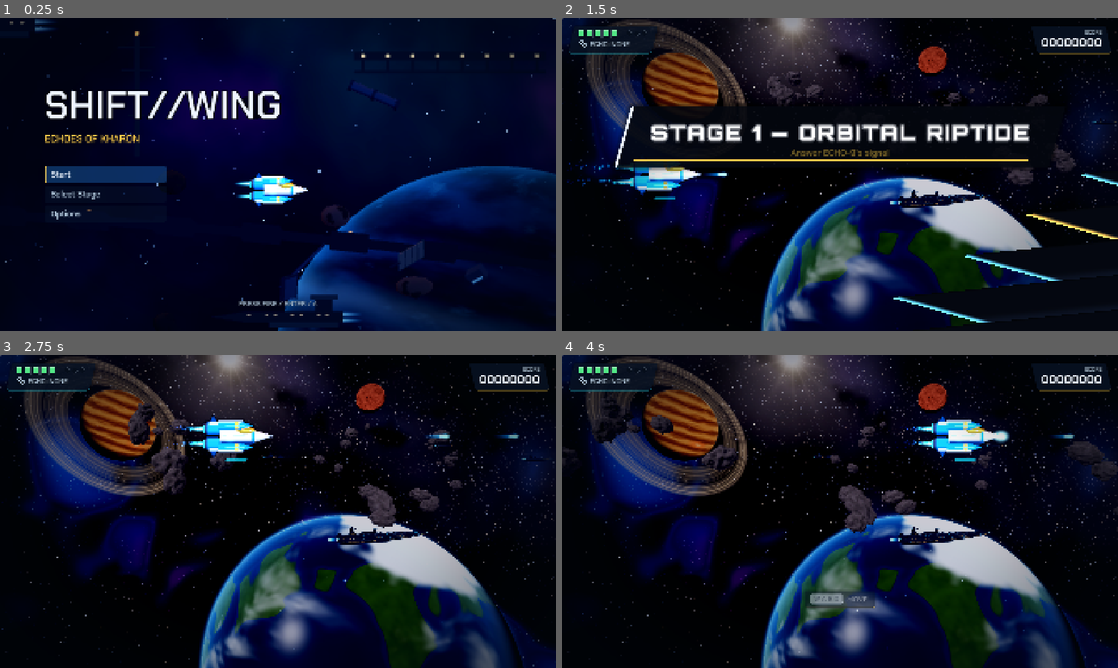
Above: before the commit, frames 1-4 (two rows, left to right).
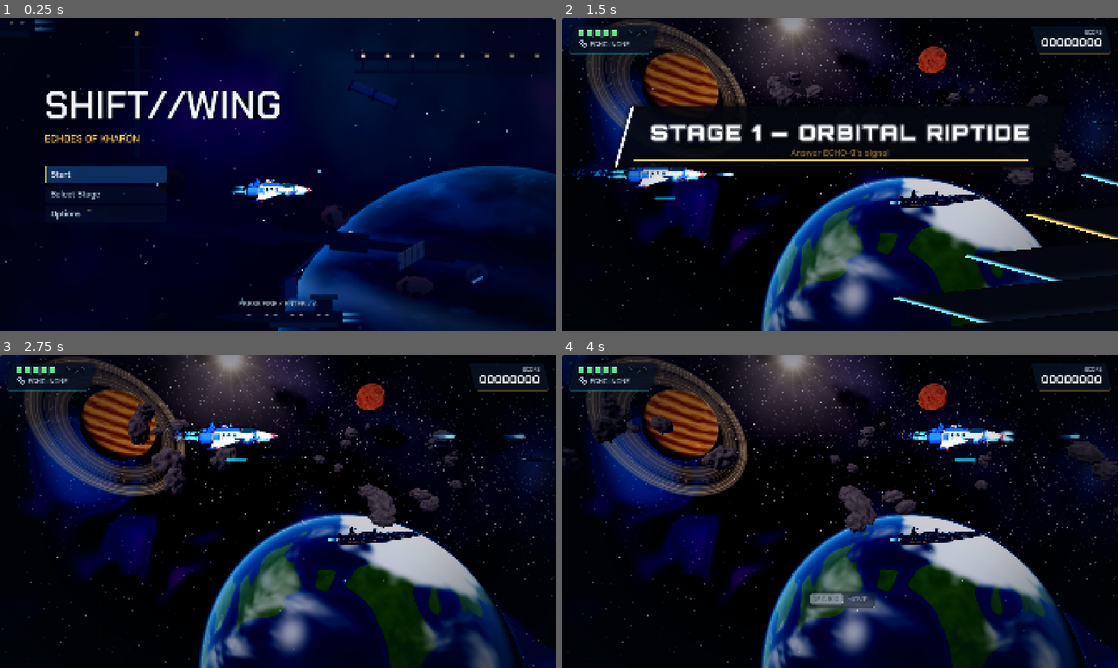
Above: after the commit, the same moments.

Repository: NikolasKorakidis/Mecha-Techa-Soldier
Game: Godot game, scene res://main/main.tscn
Two runs of this game, one before a commit and one after it. Both use one fixed random seed, a clock stepped at 60 frames per second and the inputs below.
Inputs (mouse positions are in pixels of both pictures, inside the frame that each line leads up to):
- Up to frame 1 (0.25 s): no input
- Up to frame 2 (1.5 s): click "Start" at 0.5 s; tap Enter at 1.25 s; move the mouse to (962, 158) at 1.27 s; hold D (move_right) from 1.28 s (still down); tap L (echo) at 1.35 s; click (962, 158) at 1.42 s
- Up to frame 3 (2.75 s): tap Space (jump) at 1.52, 1.82 s; release D (move_right) at 2 s; drag from (166, 527) to (250, 574) at 2.02 s
- Up to frame 4 (4 s): move the mouse to (895, 442) at 2.77 s; hold D (move_right) 2.78-3.5 s; tap L (echo) at 2.85 s; drag from (812, 574) to (673, 464) at 3.52 s

The runs differ from the first frame. In frame 1, 0.8% of the frame differs, in the area x 41-57%, y 49-61%; in frame 2, 1.1%; in frame 3, 1.3%, in the area x 30-95%, y 19-33%; in frame 4, 1.3%.

Commit message:
Rebuild the Kestrel as a three-quarter-view hero interceptor
A rig tilted toward the camera shows real swept delta wings, the glass canopy and dorsal armour even
from the side view: long nose with a red-tipped probe, canards, side intakes and energy trim, the
echo core in a gold ring, twin nacelles with petal nozzles, canted tail fins, blinking nav lights.
Engine trails and the muzzle move to the new exhausts and nose.

Co-Authored-By: Claude Opus 5.5 <noreply@anthropic.com>
Claude-Session: https://claude.ai/code/session_01PVvv6XH9MFznwUdwK1tWZd

Diff:
--- a/art/models/kestrel_model.gd
+++ b/art/models/kestrel_model.gd
@@ -1,18 +1,33 @@
 @tool
 class_name KestrelModel
 extends Node3D
-## Kestrel interceptor (faces +X). Chunk-tech hero craft: faceted white fuselage, strong nose,
-## dark underside, gold cockpit, blue wing blocks with cyan edge accents, a visible echo core,
-## and two large rear wing/engine blocks (the mech's future shoulders).
-## Built as named part groups so the death breakup can throw recognizable pieces.
-
-const PART_NAMES: Array[String] = ["Nose", "Fuselage", "WingUpper", "WingLower", "EngineUpper", "EngineLower"]
+## Kestrel interceptor (faces +X, ~3.6 units long). Hero craft built for a 2.5D three-quarter
+## view: everything hangs off a rig tilted toward the camera, so the swept delta wings, canopy
+## and dorsal armour read even from the side-view gameplay camera.
+##   long faceted nose with a red-tipped probe, glass canopy in a gold frame, forward canards,
+##   white armoured fuselage with side intakes and energy trim, the violet-cyan echo core,
+##   swept delta wings with wingtip pods (blinking nav lights), twin nacelles with petal
+##   nozzles and flames, canted twin tail fins and a ventral fin. White / blue / gold, red accents.
+## Built as named part groups so the death breakup throws recognisable pieces.
+
+const PART_NAMES: Array[String] = ["Nose", "Fuselage", "WingLeft", "WingRight", "EngineLeft", "EngineRight", "Tail"]
+## Rig attitude: roll toward the camera shows the top; a little yaw shows the nose side.
+const RIG_ROLL := 0.38
+const RIG_YAW := -0.22
+
+const WHITE := Color("e8eef8")
+const BLUE := Color("2a62e6")
+const DEEP := Color("15296e")
+const METAL := Color("262e46")
+const RED := Color("e0344a")
 
 ## Overall size multiplier (set by the ship from its tuning).
 var base_scale: float = 1.0
+var _rig: Node3D
 var _flames: Array[MeshInstance3D] = []
 var _flame_materials: Array[ShaderMaterial] = []
 var _nozzles: Array[StandardMaterial3D] = []
+var _nav_lights: Array[StandardMaterial3D] = []
 var _core_glow: MeshInstance3D
 var _dash_streak: MeshInstance3D
 var _thrust: float = 0.6
@@ -27,59 +42,112 @@
 	_flames.clear()
 	_flame_materials.clear()
 	_nozzles.clear()
-	var white := ModelKit.hull(Palette.PLAYER_PRIMARY)
-	var blue := ModelKit.hull(Palette.PLAYER_SECONDARY)
-	var blue_dark := ModelKit.hull(Palette.PLAYER_SHADOW, ArtStyle.OUTLINE_THIN)
-	var under := ModelKit.hull(Palette.PLAYER_SHADOW.darkened(0.25), ArtStyle.OUTLINE_THIN, 0.3)
+	_nav_lights.clear()
+	var t := ArtStyle.OUTLINE_THIN
+	var white := ModelKit.hull(WHITE, t, 0.6)
+	var blue := ModelKit.hull(BLUE, t, 0.55)
+	var deep := ModelKit.hull(DEEP, t, 0.45)
+	var metal := ModelKit.hull(METAL, t, 0.35)
+	var red := ModelKit.hull(RED, t, 0.5)
 	var gold := ModelKit.glossy(Palette.PLAYER_GOLD)
-	ModelKit.with_outline(gold, ArtStyle.OUTLINE_THIN)
-	var edge := ModelKit.emissive(Palette.PLAYER_ENERGY, 2.2)
-	var metal := ModelKit.hull(Color("2b3550"), ArtStyle.OUTLINE_THIN, 0.35)
-
-	# Nose: faceted cone with a blue tip band.
-	var nose := ModelKit.group(self, "Nose", Vector3(1.05, 0.0, 0.0))
-	ModelKit.cone_x(nose, 0.34, 0.95, Vector3(0.25, 0.0, 0.0), white, 6)
-	ModelKit.hex_x(nose, 0.345, 0.14, Vector3(-0.25, 0.0, 0.0), blue, 6)
-
-	# Fuselage: faceted body, dark underside keel, gold cockpit, cyan spine line.
-	var body := ModelKit.group(self, "Fuselage")
-	ModelKit.hex_x(body, 0.36, 1.7, Vector3(0.05, 0.0, 0.0), white, 6, 0.92)
-	ModelKit.box(body, Vector3(1.5, 0.16, 0.5), Vector3(0.0, -0.3, 0.0), under)
-	ModelKit.sphere(body, 0.26, Vector3(0.45, 0.24, 0.08), gold, Vector3(1.9, 0.75, 1.0))
-	ModelKit.box(body, Vector3(1.1, 0.04, 0.05), Vector3(-0.1, 0.05, 0.37), edge)
-	# Echo core on the camera side, violet-cyan so it reads as energy, not armor.
-	ModelKit.sphere(body, 0.15, Vector3(-0.3, -0.02, 0.36), ModelKit.emissive(Palette.PLAYER_ENERGY.lerp(Palette.RESONANCE_VIOLET, 0.35), 3.0))
-	_core_glow = ModelKit.quad(body, Vector2.ONE * 0.9, Vector3(-0.3, -0.02, 0.45), ModelKit.glow(Palette.PLAYER_ENERGY, ArtStyle.GLOW_STANDARD * 0.6))
-
-	# Wing blocks: chunky, swept, white top strip, cyan leading edge, dark underside.
-	for side: float in [1.0, -1.0]:
-		var wing := ModelKit.group(self, "WingUpper" if side > 0 else "WingLower", Vector3(-0.2, 0.52 * side, 0.0))
-		ModelKit.box(wing, Vector3(1.15, 0.34, 1.0), Vector3(-0.1, 0.0, 0.0), blue)
-		ModelKit.prism(wing, Vector3(0.34, 0.55, 1.0), Vector3(0.74, 0.0, 0.0), blue, Vector3(0, 0, -90))
-		ModelKit.box(wing, Vector3(1.2, 0.07, 1.02), Vector3(-0.1, 0.19 * side, 0.0), white)
-		ModelKit.box(wing, Vector3(0.9, 0.05, 0.06), Vector3(0.15, 0.0, 0.52), edge)
-		ModelKit.box(wing, Vector3(0.2, 0.36, 1.03), Vector3(0.22, 0.0, 0.0), gold)
-		ModelKit.box(wing, Vector3(1.1, 0.08, 0.9), Vector3(-0.12, -0.18 * side, 0.0), blue_dark)
-
-	# Rear wing/engine blocks — large, rounded, future mech shoulders.
-	for side: float in [1.0, -1.0]:
-		var engine := ModelKit.group(self, "EngineUpper" if side > 0 else "EngineLower", Vector3(-1.0, 0.36 * side, -0.05))
-		ModelKit.hex_x(engine, 0.3, 0.8, Vector3.ZERO, blue, 8, 0.9)
-		ModelKit.box(engine, Vector3(0.7, 0.12, 0.7), Vector3(0.05, 0.26 * side, 0.0), white)
-		ModelKit.prism(engine, Vector3(0.5, 0.45, 0.25), Vector3(-0.1, 0.42 * side, 0.0), blue_dark,
-				Vector3(0, 0, 0.0 if side > 0 else 180.0))
-		ModelKit.hex_x(engine, 0.24, 0.18, Vector3(-0.48, 0.0, 0.0), metal, 8)
+	ModelKit.with_outline(gold, t)
+	var energy := ModelKit.emissive(Palette.PLAYER_ENERGY, 2.4)
+	var glass := StandardMaterial3D.new()
+	glass.albedo_color = Color(0.04, 0.1, 0.16)
+	glass.metallic = 0.7
+	glass.roughness = 0.08
+	glass.emission_enabled = true
+	glass.emission = Color(0.15, 0.45, 0.65)
+	glass.emission_energy_multiplier = 0.45
+	glass.rim_enabled = true
+	glass.rim = 0.8
+	glass.rim_tint = 0.2
+	ModelKit.with_outline(glass, t)
+
+	_rig = ModelKit.group(self, "Rig")
+	_rig.rotation = Vector3(RIG_ROLL, RIG_YAW, 0.0)
+
+	# Nose: long faceted spike, blue collar band, red tip stripe and a pitot probe.
+	var nose := ModelKit.group(_rig, "Nose", Vector3(1.0, 0.0, 0.0))
+	ModelKit.cone_x(nose, 0.3, 1.1, Vector3(0.55, 0.0, 0.0), white, 8)
+	ModelKit.hex_x(nose, 0.31, 0.12, Vector3(0.0, 0.0, 0.0), blue, 8)
+	ModelKit.hex_x(nose, 0.12, 0.08, Vector3(0.84, 0.0, 0.0), red, 8)
+	ModelKit.cylinder(nose, 0.018, 0.018, 0.5, Vector3(1.2, 0.0, 0.0), metal, Vector3(0, 0, 90), 6)
+	ModelKit.box(nose, Vector3(0.55, 0.03, 0.02), Vector3(0.35, -0.12, 0.2), energy)
+
+	# Fuselage: armoured body with dorsal spine, side intakes, belly keel, panel seams, trim.
+	var body := ModelKit.group(_rig, "Fuselage")
+	ModelKit.hex_x(body, 0.34, 1.9, Vector3(-0.05, 0.0, 0.0), white, 8, 0.9)
+	ModelKit.box(body, Vector3(1.5, 0.12, 0.22), Vector3(-0.2, 0.3, 0.0), blue)
+	ModelKit.box(body, Vector3(1.7, 0.14, 0.44), Vector3(-0.15, -0.28, 0.0), deep)
+	for side: float in [1.0, -1.0]:
+		ModelKit.box(body, Vector3(0.5, 0.22, 0.12), Vector3(0.25, -0.06, 0.34 * side), metal)
+		ModelKit.box(body, Vector3(0.06, 0.18, 0.1), Vector3(0.5, -0.06, 0.36 * side), ModelKit.emissive(Palette.PLAYER_ENERGY.darkened(0.3), 1.2))
+		ModelKit.box(body, Vector3(1.3, 0.025, 0.02), Vector3(-0.15, 0.06, 0.35 * side), energy)
+		for k in 3:
+			ModelKit.box(body, Vector3(0.015, 0.4, 0.02), Vector3(-0.55 + k * 0.28, 0.02, 0.345 * side), metal)
+	# Canopy in a gold frame.
+	ModelKit.sphere(body, 0.24, Vector3(0.55, 0.26, 0.0), glass, Vector3(2.1, 0.7, 0.85))
+	ModelKit.box(body, Vector3(0.9, 0.05, 0.36), Vector3(0.45, 0.17, 0.0), gold)
+	ModelKit.box(body, Vector3(0.04, 0.18, 0.3), Vector3(0.35, 0.3, 0.0), gold)
+	# Echo core on the camera side: violet-cyan energy in a gold ring.
+	var core_at := Vector3(-0.35, -0.02, 0.36)
+	ModelKit.sphere(body, 0.14, core_at, ModelKit.emissive(Palette.PLAYER_ENERGY.lerp(Palette.RESONANCE_VIOLET, 0.35), 3.2))
+	ModelKit.cylinder(body, 0.19, 0.19, 0.04, core_at - Vector3(0, 0, 0.03), gold, Vector3(90, 0, 0), 16)
+	_core_glow = ModelKit.quad(body, Vector2.ONE * 0.9, core_at + Vector3(0, 0, 0.1), ModelKit.glow(Palette.PLAYER_ENERGY, ArtStyle.GLOW_STANDARD * 0.6))
+	# Canards.
+	for side: float in [1.0, -1.0]:
+		_wing_plate(body, Vector3(0.45, 0.05, 0.42), Vector3(0.95, 0.02, 0.28 * side), side, blue, 0.2)
+
+	# Swept delta wings with wingtip pods and nav lights (red port / green starboard).
+	for side: float in [1.0, -1.0]:
+		var wing := ModelKit.group(_rig, "WingLeft" if side > 0 else "WingRight", Vector3(-0.35, -0.05, 0.3 * side))
+		_wing_plate(wing, Vector3(1.35, 0.07, 1.25), Vector3(0.0, 0.0, 0.0), side, white, 0.05)
+		_wing_plate(wing, Vector3(1.1, 0.05, 1.0), Vector3(-0.1, -0.05, 0.0), side, blue, 0.05)
+		var tip := Vector3(-0.55, 0.0, 1.22 * side)
+		ModelKit.hex_x(wing, 0.055, 0.45, tip, deep, 8)
+		var nav := ModelKit.emissive(Color("ff4a5a") if side > 0 else Color("4dff9a"), 3.0)
+		_nav_lights.append(nav)
+		ModelKit.sphere(wing, 0.05, tip + Vector3(0.3, 0, 0), nav)
+
+	# Twin nacelles: intake ring, blue shell, gold band, petal nozzle, glowing core and flame.
+	for side: float in [1.0, -1.0]:
+		var engine := ModelKit.group(_rig, "EngineLeft" if side > 0 else "EngineRight", Vector3(-1.15, 0.02, 0.3 * side))
+		ModelKit.hex_x(engine, 0.25, 1.05, Vector3.ZERO, blue, 12, 0.92)
+		ModelKit.hex_x(engine, 0.27, 0.1, Vector3(0.5, 0.0, 0.0), white, 12)
+		ModelKit.cylinder(engine, 0.17, 0.17, 0.02, Vector3(0.56, 0.0, 0.0), metal, Vector3(0, 0, 90), 12)
+		ModelKit.hex_x(engine, 0.26, 0.06, Vector3(0.1, 0.0, 0.0), gold, 12)
+		ModelKit.hex_x(engine, 0.23, 0.16, Vector3(-0.58, 0.0, 0.0), metal, 12, 1.1)
+		for p in 6:
+			var a := TAU * p / 6.0
+			ModelKit.box(engine, Vector3(0.14, 0.05, 0.02), Vector3(-0.7, cos(a) * 0.2, sin(a) * 0.2), metal, Vector3(rad_to_deg(a), 0, 0))
 		var nozzle := ModelKit.emissive(Palette.PLAYER_ENERGY, 2.6)
 		_nozzles.append(nozzle)
-		ModelKit.cylinder(engine, 0.2, 0.2, 0.05, Vector3(-0.58, 0.0, 0.0), nozzle, Vector3(0, 0, 90), 8)
+		ModelKit.cylinder(engine, 0.17, 0.17, 0.03, Vector3(-0.68, 0.0, 0.0), nozzle, Vector3(0, 0, 90), 12)
 		var flame_material := ModelKit.glow(Palette.PLAYER_ENERGY.lerp(Color.WHITE, 0.25), 2.2, ModelKit.GlowShape.STREAK)
 		_flame_materials.append(flame_material)
-		var flame := ModelKit.quad(engine, Vector2(1.0, 0.36), Vector3(-1.1, 0.0, 0.05), flame_material)
+		var flame := ModelKit.quad(engine, Vector2(1.0, 0.34), Vector3(-1.2, 0.0, 0.02), flame_material)
 		_flames.append(flame)
+
+	# Tail: canted twin fins, a ventral fin.
+	var tail := ModelKit.group(_rig, "Tail", Vector3(-1.2, 0.2, 0.0))
+	for side: float in [1.0, -1.0]:
+		ModelKit.prism(tail, Vector3(0.55, 0.5, 0.05), Vector3(0.0, 0.2, 0.16 * side), blue, Vector3(18 * side, 0, 0))
+	ModelKit.prism(tail, Vector3(0.4, 0.3, 0.04), Vector3(0.1, -0.62, 0.0), deep, Vector3(0, 0, 180))
 
 	_dash_streak = ModelKit.quad(self, Vector2(4.2, 1.5), Vector3(-2.6, 0.0, -0.4),
 			ModelKit.glow(Palette.PLAYER_SECONDARY.lerp(Palette.PLAYER_ENERGY, 0.5), 1.3, ModelKit.GlowShape.STREAK))
 	_dash_streak.visible = false
+
+
+## A swept wing plate lying in the XZ plane: root chord along X at the body, the tip swept back
+## toward -X and out along ±Z (side). `sweep_front` trims the leading edge forward.
+func _wing_plate(parent: Node3D, size: Vector3, at: Vector3, side: float, mat: Material, sweep_front: float) -> MeshInstance3D:
+	var mesh := PrismMesh.new()
+	# Triangle in XY (apex over the rear end), extruded along Z; rotated so the apex points out.
+	mesh.size = Vector3(size.x, size.z, size.y)
+	mesh.left_to_right = sweep_front
+	return ModelKit._add(parent, mesh, at + Vector3(0, 0, size.z * 0.5 * side), mat, Vector3(90 * side, 0, 0))
 
 
 ## 0 = idle, 1 = cruising forward, >1 = dash burst.
@@ -106,7 +174,7 @@
 func make_fragments() -> Array[Node3D]:
 	var pieces: Array[Node3D] = []
 	for part_name in PART_NAMES:
-		var part := get_node_or_null(NodePath(part_name)) as Node3D
+		var part := _rig.get_node_or_null(NodePath(part_name)) as Node3D if _rig else null
 		if part == null:
 			continue
 		var copy := part.duplicate() as Node3D
@@ -133,8 +201,11 @@
 		var length := (0.55 + _thrust * 0.75) * flicker * (0.25 if cut else 1.0)
 		var flame := _flames[i]
 		flame.scale = Vector3(length, 0.8 + 0.2 * flicker, 1.0)
-		flame.position.x = -0.62 - length * 0.5
+		flame.position.x = -0.72 - length * 0.5
 		_nozzles[i].emission_energy_multiplier = (0.6 if cut else 2.6)
+	# Nav lights blink in turn.
+	for i in _nav_lights.size():
+		_nav_lights[i].emission_energy_multiplier = 4.0 if fmod(_time + i * 0.5, 1.0) < 0.12 else 0.8
 	if _core_glow:
 		(_core_glow.material_override as ShaderMaterial).set_shader_parameter(
 				&"energy", ArtStyle.GLOW_STANDARD * (0.5 + 0.15 * sin(_time * 4.0)))
--- a/player/ship/ship_player.tscn
+++ b/player/ship/ship_player.tscn
@@ -57,11 +57,11 @@
 script = ExtResource("9_model")
 
 [node name="EngineTrailUpper" type="CPUParticles3D" parent="."]
-transform = Transform3D(1, 0, 0, 0, 1, 0, 0, 0, 1, -1.95, 0.43, -0.1)
+transform = Transform3D(1, 0, 0, 0, 1, 0, 0, 0, 1, -2.1, 0.16, -0.3)
 script = ExtResource("10_trail")
 
 [node name="EngineTrailLower" type="CPUParticles3D" parent="."]
-transform = Transform3D(1, 0, 0, 0, 1, 0, 0, 0, 1, -1.95, -0.43, -0.1)
+transform = Transform3D(1, 0, 0, 0, 1, 0, 0, 0, 1, -2.25, -0.11, 0.2)
 script = ExtResource("10_trail")
 
 [node name="DashMeter" type="MeshInstance3D" parent="."]
@@ -69,7 +69,7 @@
 mesh = SubResource("Mesh_meter")
 
 [node name="Muzzle" type="Node3D" parent="."]
-transform = Transform3D(1, 0, 0, 0, 1, 0, 0, 0, 1, 1.95, 0, 0)
+transform = Transform3D(1, 0, 0, 0, 1, 0, 0, 0, 1, 2.3, 0, 0)
 script = ExtResource("4_weapon")
 projectile_scene = ExtResource("8_shot")
 team = 1
@@ -82,7 +82,7 @@
 mesh = SubResource("Mesh_muzzle")
 
 [node name="Arsenal" type="Node3D" parent="." node_paths=PackedStringArray("base_weapon", "burst_weapon", "orb_weapon", "guard_orbs")]
-transform = Transform3D(1, 0, 0, 0, 1, 0, 0, 0, 1, 1.95, 0, 0)
+transform = Transform3D(1, 0, 0, 0, 1, 0, 0, 0, 1, 2.3, 0, 0)
 script = ExtResource("13_arsenal")
 base_weapon = NodePath("../Muzzle")
 burst_weapon = NodePath("BurstWeapon")
